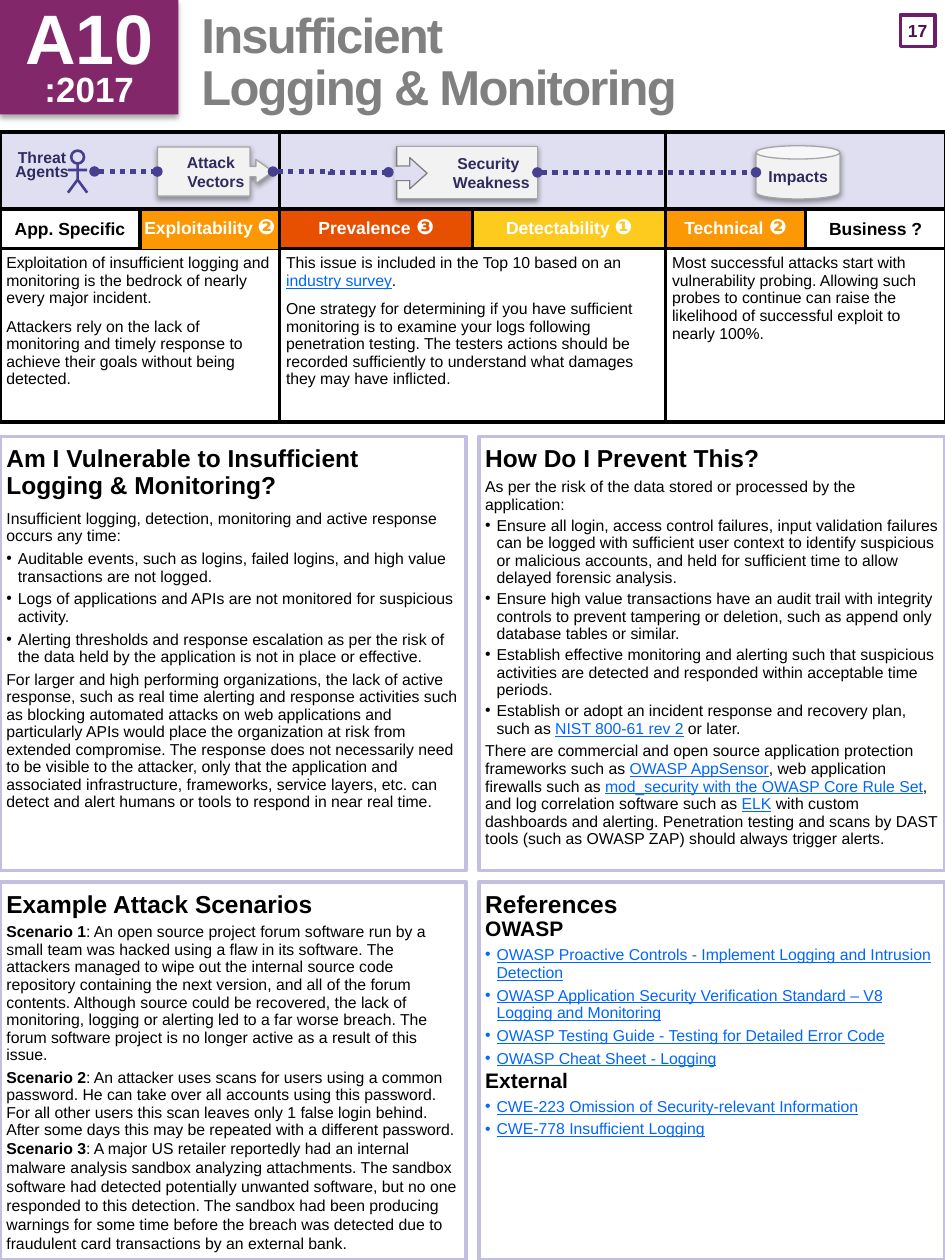
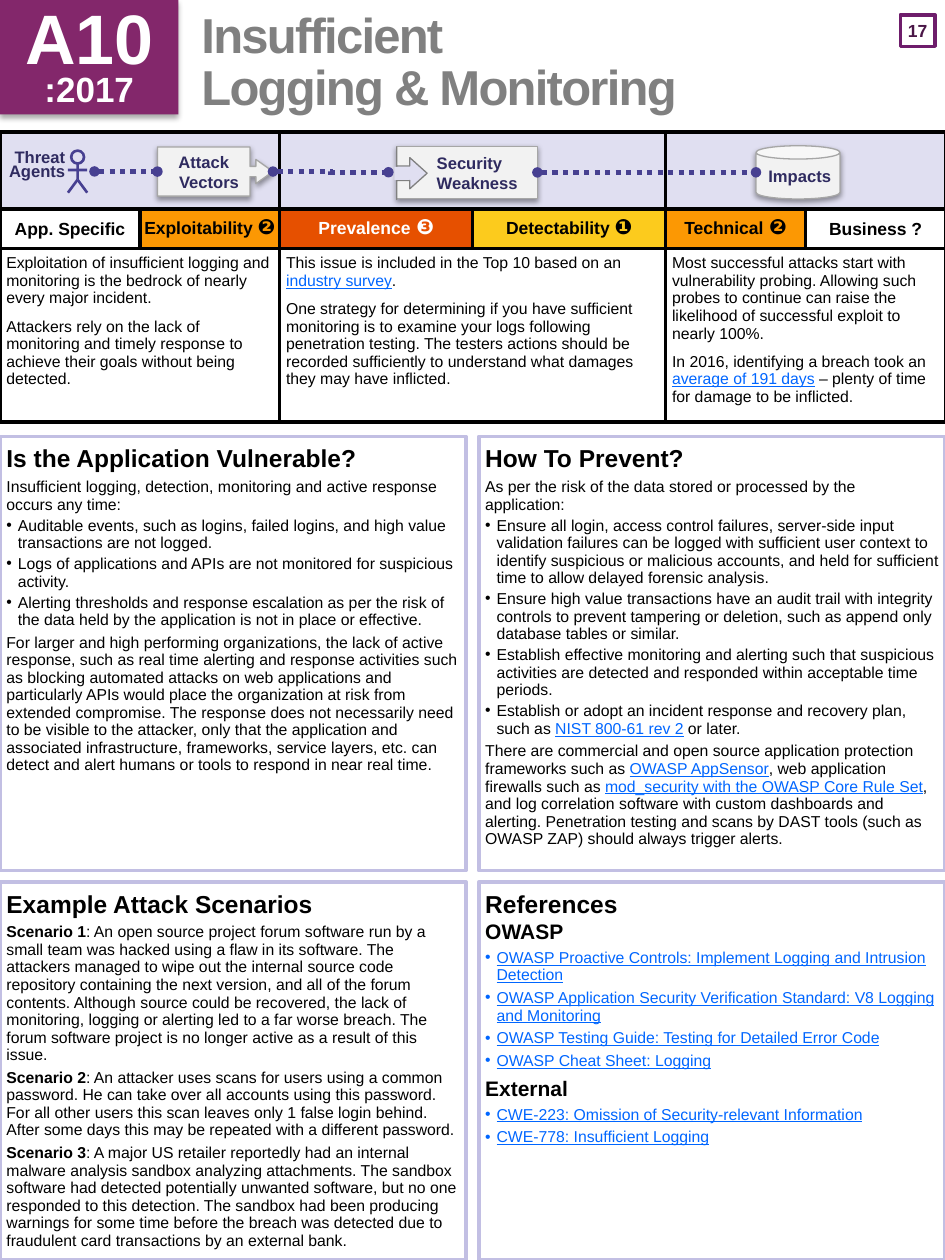
Before and after one commit to OWASP/Top10, a slide deck: slide 18 of 2017/OWASP Top 10 2017 GM (en).pptx. Drawn at 945x1260 pixels with LibreOffice and Linux fonts; fonts in the diff are those of the drawing. Boxes give left, top, right and bottom in pixels: in the first picture for what was removed or moved away, otherwise in the second. Text is boxed around its words. In the diff, an @@ line names an element or a change of style, - is before the commit and + after.

Commit message:
Updated 'OWASP Top 10 2017 GM (en)': PPTX and PDF
OWASP Top 10 2017 GM (en).pptx
OWASP Top 10 2017 GM (en).pdf

```diff
--- a/2017/OWASP Top 10 2017 GM (en).pptx
+++ b/2017/OWASP Top 10 2017 GM (en).pptx
@@ table at (0, 132, 945, 422) @@
-row 3, column 5: Most successful attacks start with vulnerability probing. Allowing such probes to continue can raise the likelihood of successful exploit to nearly 100%.
+row 3, column 5: Most successful attacks start with vulnerability probing. Allowing such probes to continue can raise the likelihood of successful exploit to nearly 100%. / In 2016, identifying a breach took an average of 191 days – plenty of time for damage to be inflicted.
@@ text colour #FFFFFF to #000000 in "Exploitability ❷", "Detectability ❶", "Technical ❷" @@
@@ borders changed @@
@@ text "Threat Agents" at (9, 151, 66, 181): size 9 to 9.5 pt; alignment centre to right @@
@@ size 9 to 9.5 pt in 3 elements at (756, 146, 840, 199), (158, 147, 273, 197), (397, 146, 538, 199) @@
@@ text at (6, 449, 356, 472): text changed @@
-Am I Vulnerable to Insufficient Logging & Monitoring?
+Is the Application Vulnerable?
@@ text at (485, 450, 684, 468): text changed @@
-How Do I Prevent This?
+How To Prevent?
@@ text at (18, 519, 453, 629): less space between paragraphs @@
@@ text at (497, 519, 939, 587): text changed @@
-• Ensure all login, access control failures, input validation failures can be logged with sufficient user context to identify suspicious or malicious accounts, and held for sufficient time to allow delayed forensic analysis.
+• Ensure all login, access control failures, server-side input validation failures can be logged with sufficient user context to identify suspicious or malicious accounts, and held for sufficient time to allow delayed forensic analysis.
@@ text at (485, 744, 927, 848): text changed @@
-There are commercial and open source application protection frameworks such as OWASP AppSensor, web application firewalls such as mod_security with the OWASP Core Rule Set, and log correlation software such as ELK with custom dashboards and alerting. Penetration testing and scans by DAST tools (such as OWASP ZAP) should always trigger alerts.
+There are commercial and open source application protection frameworks such as OWASP AppSensor, web application firewalls such as mod_security with the OWASP Core Rule Set, and log correlation software with custom dashboards and alerting. Penetration testing and scans by DAST tools (such as OWASP ZAP) should always trigger alerts.
@@ text at (485, 924, 568, 1097): line spacing 10pt to 0.8; more space between paragraphs @@
@@ text at (497, 951, 934, 1070): text changed @@
-• OWASP Proactive Controls - Implement Logging and Intrusion Detection
-• OWASP Application Security Verification Standard – V8 Logging and Monitoring
-• OWASP Testing Guide - Testing for Detailed Error Code
-• OWASP Cheat Sheet - Logging
+• OWASP Proactive Controls: Implement Logging and Intrusion Detection
+• OWASP Application Security Verification Standard: V8 Logging and Monitoring
+• OWASP Testing Guide: Testing for Detailed Error Code
+• OWASP Cheat Sheet: Logging
@@ text at (497, 1108, 863, 1146): text changed @@
-• CWE-223 Omission of Security-relevant Information
-• CWE-778 Insufficient Logging
+• CWE-223: Omission of Security-relevant Information
+• CWE-778: Insufficient Logging
@@ text at (6, 1146, 456, 1250): line spacing 1 to 10pt; more space between paragraphs @@
```
Also in this commit, not shown: 25 other slides changed, 1 slide added, 1 other file.
